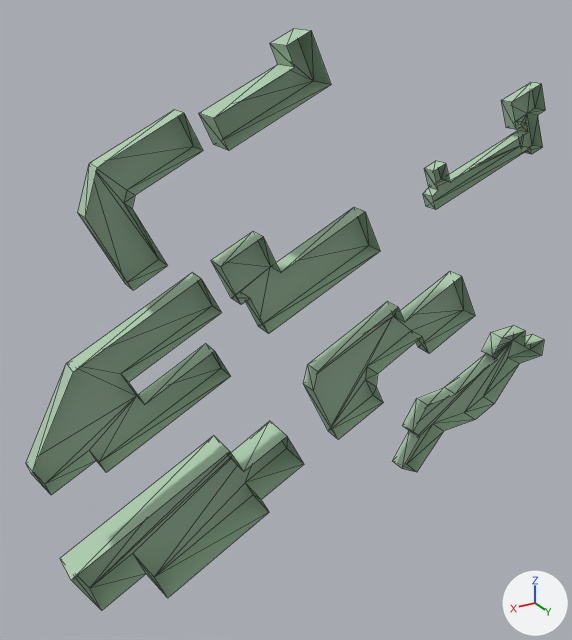
What one commit did to the OBJ model src/kickboard_sim/models/knu_campus/meshes/buildings_k21.obj.
Both versions are drawn from a camera (50 mm lens) standing at (600.0, 280.0, 29.0) and looking at (422.0, -16.0, -119.0). Every picture has the same lights, and +X, +Y and +Z are marked at lower right. The first picture is the older version. Mesh edges are drawn as thin lines. Where no turn or scale is listed for an object, it has been applied to the vertices.

In view in the first picture: 'buildings_k21'.
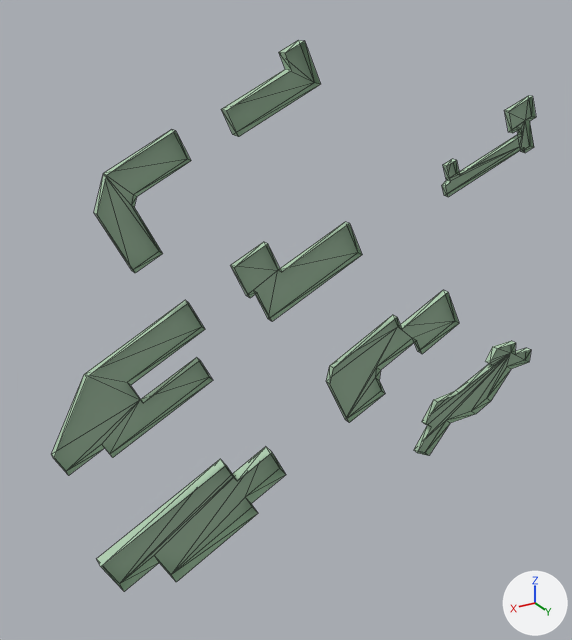
Changed parts and their boxes (x1, y1, x2, y2) in the pictures (572 x 640 px; the box of a moved part takes in the faces that stretch with it):
'buildings_k21', reshaped (7% narrower)
    before: (26, 29, 545, 610)
    after: (51, 40, 536, 592)
part 1 of me_buildings_k21, moved or reshaped
    before: (392, 325, 544, 472)
    after: (414, 341, 531, 456)
part 2 of me_buildings_k21, moved or reshaped
    before: (304, 271, 475, 440)
    after: (326, 290, 459, 423)
part 3 of me_buildings_k21, moved or reshaped
    before: (211, 207, 380, 334)
    after: (230, 222, 362, 321)
part 4 of me_buildings_k21, moved or reshaped
    before: (26, 272, 230, 495)
    after: (51, 300, 213, 475)
part 5 of me_buildings_k21, moved or reshaped
    before: (78, 110, 203, 290)
    after: (94, 130, 191, 273)
part 6 of me_buildings_k21, moved or reshaped
    before: (199, 29, 331, 150)
    after: (221, 40, 321, 137)
part 7 of me_buildings_k21, moved or reshaped
    before: (423, 82, 545, 210)
    after: (442, 96, 536, 197)
part 8 of me_buildings_k21, moved or reshaped
    before: (60, 421, 304, 610)
    after: (97, 447, 286, 592)

What the commit changed:
me_buildings_k21 is used by ob_buildings_k21; location (0.0, 0.0, 0.0).
me_buildings_k21 had 176 vertices, 248 faces and spanned x 259.0..550.0, y -16.0..1.0, z -239.0..11.0.
me_buildings_k21 now has 176 vertices, 248 faces and spans x 269.0..540.0, y -6.0..1.0, z -232.0..7.0.
me_buildings_k21 part 1: the loose piece of 34 vertices spanning x 259.0..359.0, y -9.0..0.0, z -220.0..-152.0 is scaled about its middle by (0.8, 0.386, 0.8), then moved by (0.0, 3.0, 1.0).
me_buildings_k21 part 2: the loose piece of 24 vertices spanning x 316.0..417.0, y -9.0..0.0, z -182.0..-109.0 is scaled about its middle by (0.8, 0.386, 0.8), then moved by (1.0, 3.0, 0.0).
me_buildings_k21 part 3: the loose piece of 16 vertices spanning x 381.0..464.0, y -9.0..0.0, z -115.0..-67.0 is scaled about its middle by (0.8, 0.386, 0.8), then moved by (2.0, 3.0, 1.0).
me_buildings_k21 part 4: the loose piece of 22 vertices spanning x 460.0..550.0, y -9.0..0.0, z -163.0..-83.0 is scaled about its middle by (0.8, 0.386, 0.8), then moved by (0.0, 3.0, -1.0).
me_buildings_k21 part 5: the loose piece of 16 vertices spanning x 469.0..518.0, y -9.0..0.0, z -83.0..-17.0 is scaled about its middle by (0.8, 0.386, 0.8), then moved by (0.0, 3.0, 0.0).
me_buildings_k21 part 6: the loose piece of 12 vertices spanning x 411.0..464.0, y -13.0..1.0, z -33.0..11.0 is scaled about its middle by (0.8, 0.374, 0.8), then moved by (0.0, 4.0, 1.0).
me_buildings_k21 part 7: the loose piece of 32 vertices spanning x 281.0..352.0, y -6.0..0.0, z -72.0..-18.0 is scaled about its middle by (0.8, 0.435, 0.8), then moved by (-1.0, 2.0, 0.0).
me_buildings_k21 part 8: the loose piece of 20 vertices spanning x 422.0..540.0, y -16.0..0.0, z -239.0..-169.0 is scaled about its middle by (0.8, 0.37, 0.8), then moved by (-2.0, 5.0, 0.0).
